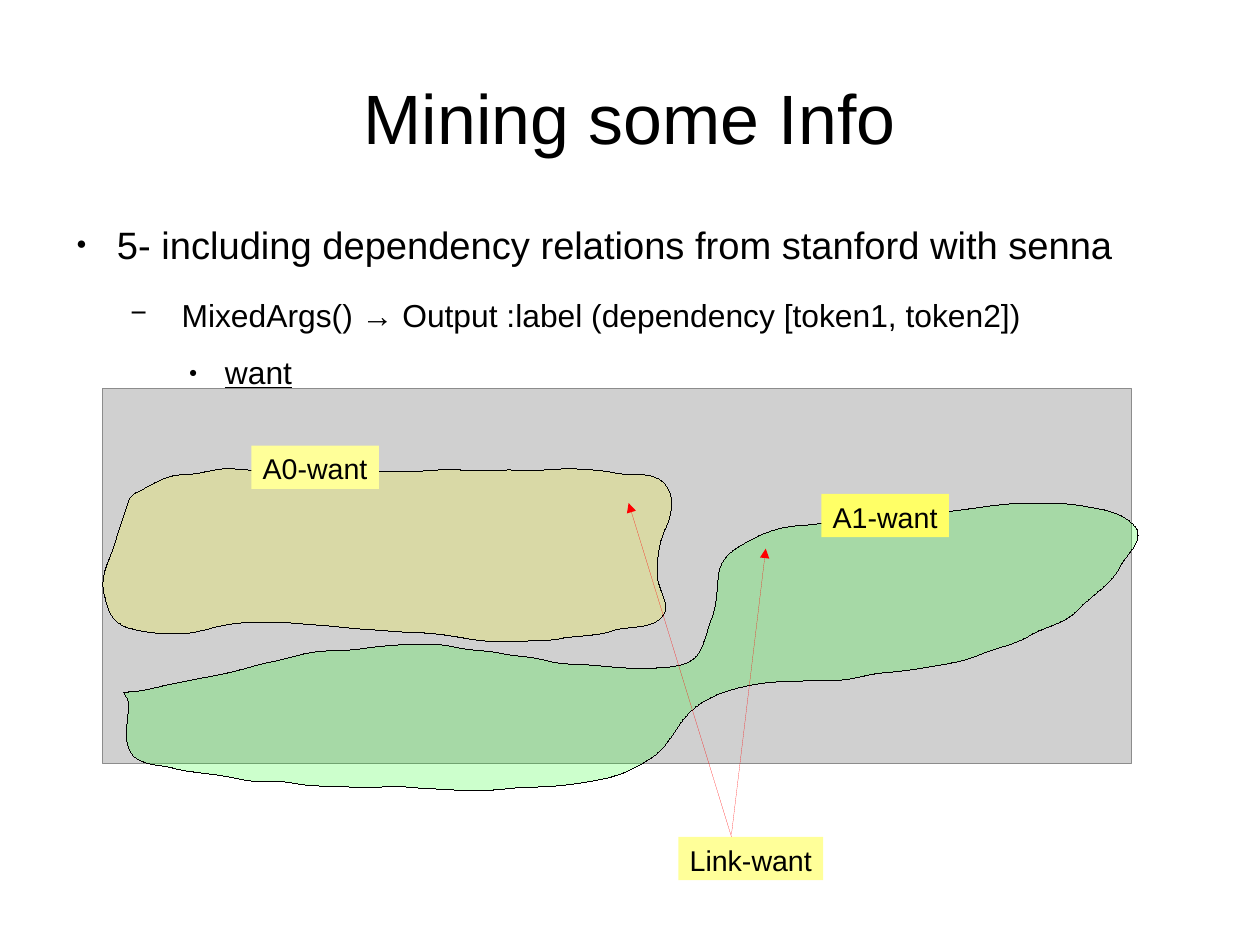
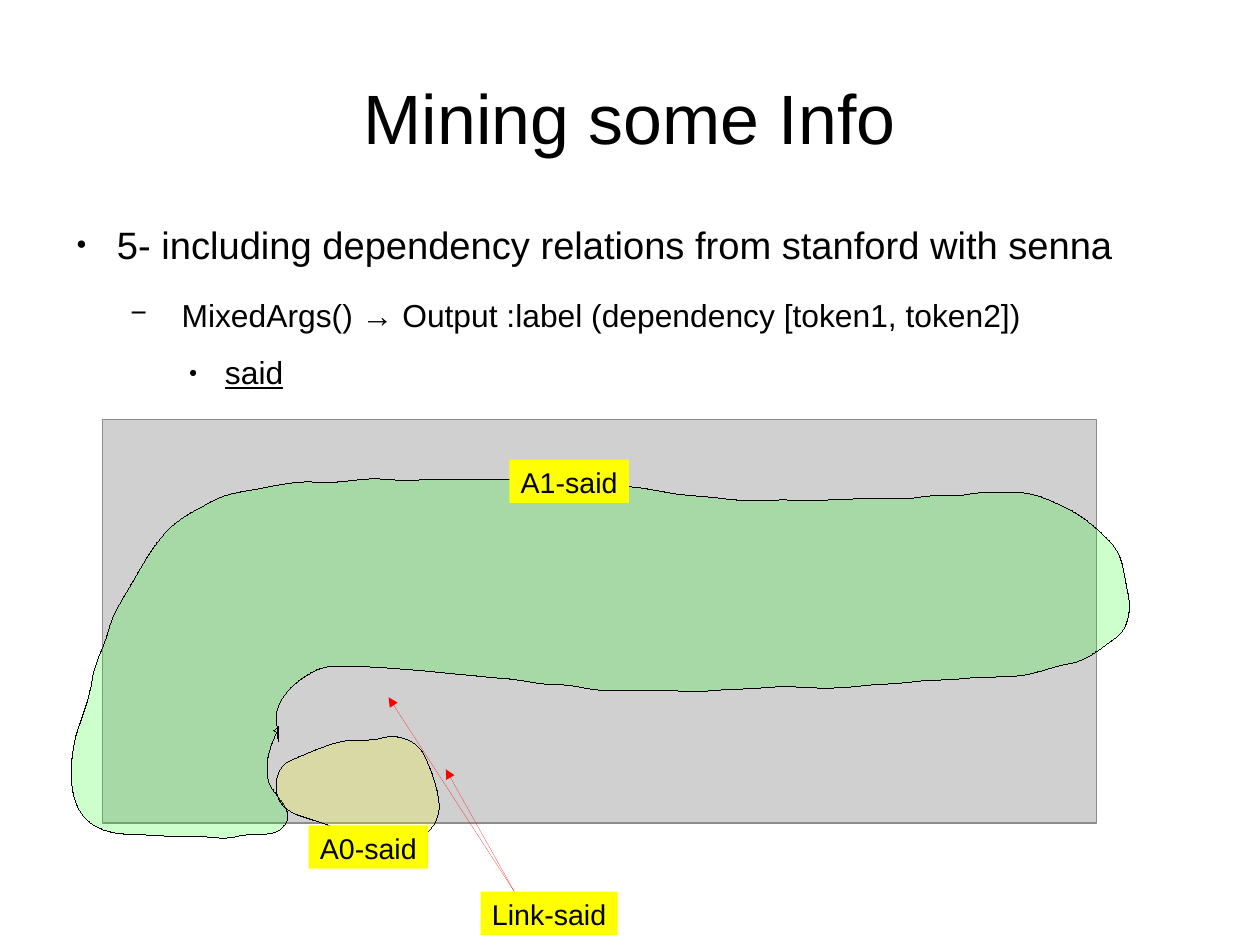
Before and after one commit to adreena/SemanticRoleMiner, a slide deck: slide 25 of testCases/TestCases.odp (slide 26 before the commit). Drawn at 1260x945 pixels with LibreOffice and Linux fonts; fonts in the diff are those of the drawing; grey boxes stand for pictures. Boxes give left, top, right and bottom in pixels: in the first picture for what was removed or moved away, otherwise in the second. Text is boxed around its words. In the diff, an @@ line names an element or a change of style, - is before the commit and + after.

Commit message:
applied a temporary solution to creation of a link between two separate Args

```diff
--- a/testCases/TestCases.odp
+++ b/testCases/TestCases.odp
@@ text at (225,361,283,389): text changed @@
-    ● want
+    ● said
@@ picture: place and size @@
-picture at (103,389,1132,764)
+picture at (103,420,1098,823)
@@ rectangle removed at (252,446,378,489) @@
-A0-want
@@ freeform shape: place and size @@
-freeform shape at (123,503,1139,791)
+freeform shape at (71,479,1130,838)
@@ freeform shape removed at (103,469,672,643) @@
@@ rectangle added at (510,460,630,503), fill #FFFF00, 18 pt, text #000000 @@
+A1-said
@@ arrow removed from (732, 837) to (629, 503) @@
@@ rectangle removed at (822,494,949,537) @@
-A1-want
@@ arrow removed from (732, 835) to (766, 549) @@
@@ arrow added from (515, 892) to (389, 697), #FF0000 0 pt @@
@@ freeform shape added at (277,737,440,840), fill #FFFF00 at 20% opacity, outline #000000 0 pt @@
@@ arrow added from (515, 892) to (446, 769), #FF0000 0 pt @@
@@ rectangle added at (309,826,429,869), fill #FFFF00, 18 pt, text #000000 @@
+A0-said
@@ rectangle removed at (679,837,824,880) @@
-Link-want
@@ rectangle added at (481,892,619,935), fill #FFFF00, 18 pt, text #000000 @@
+Link-said
```
Also in this commit, not shown: 5 other slides changed, 2 slides added, 2 slides removed, 6 other files.
